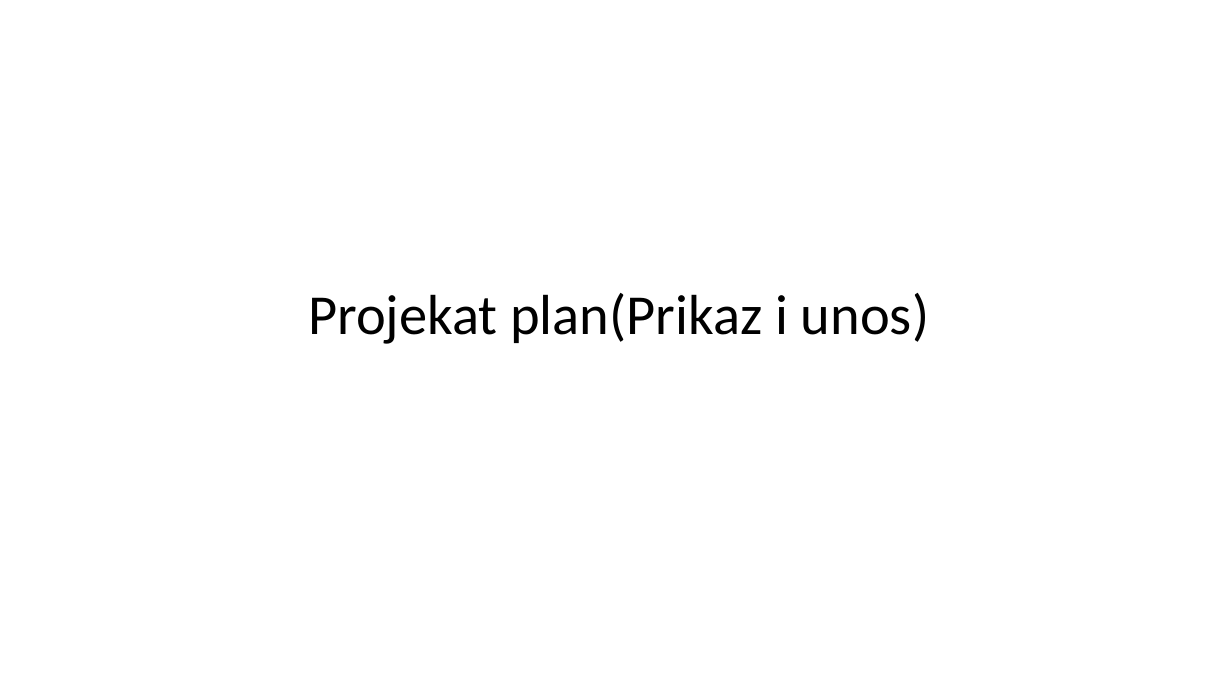
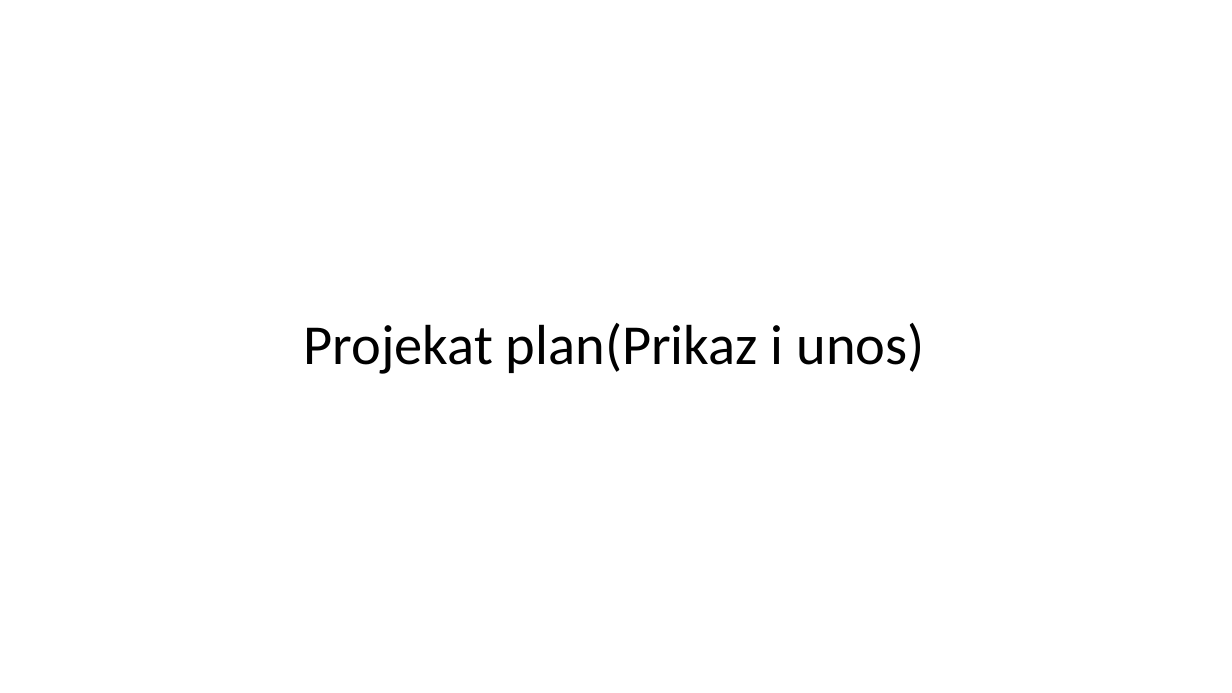
Before and after one commit to edin-3031/Projektna_Organizacija, a slide deck: slide 31 of Projektna organizacija.pptx. Drawn at 1232x693 pixels with LibreOffice and Linux fonts; fonts in the diff are those of the drawing. Boxes give left, top, right and bottom in pixels: in the first picture for what was removed or moved away, otherwise in the second. Text is boxed around its words. In the diff, an @@ line names an element or a change of style, - is before the commit and + after.

```diff
--- a/Projektna organizacija.pptx
+++ b/Projektna organizacija.pptx
@@ title "Projekat plan(Prikaz i unos)": place and size @@
-title "Projekat plan(Prikaz i unos)" at [308,293,929,344]
+title "Projekat plan(Prikaz i unos)" at [304,323,924,374]
```
Also in this commit, not shown: 3 other slides changed, 18 other files.
